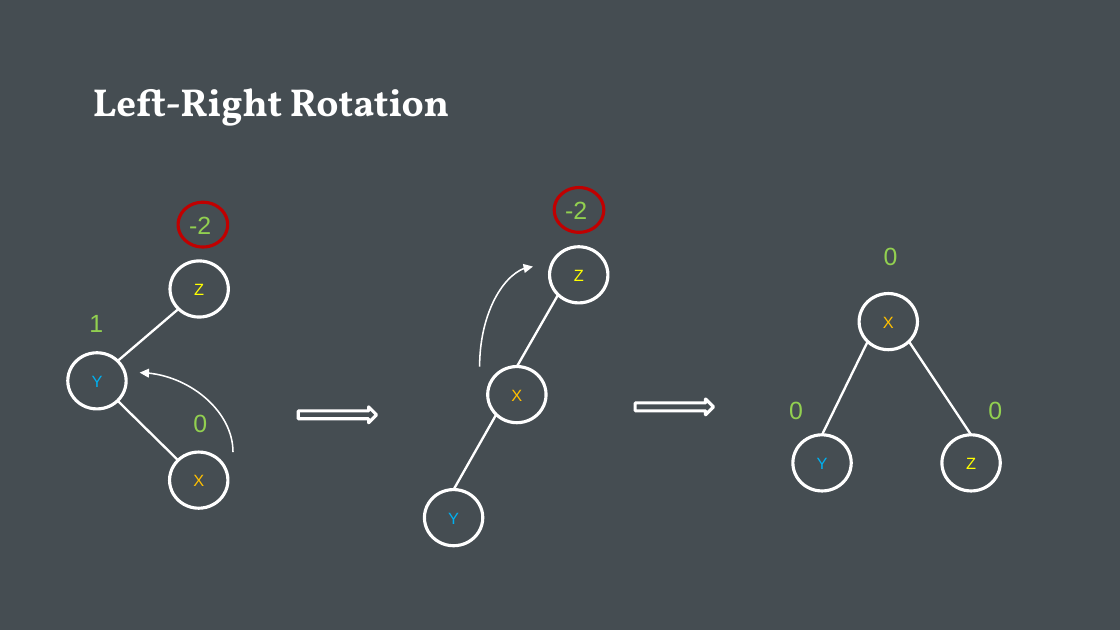
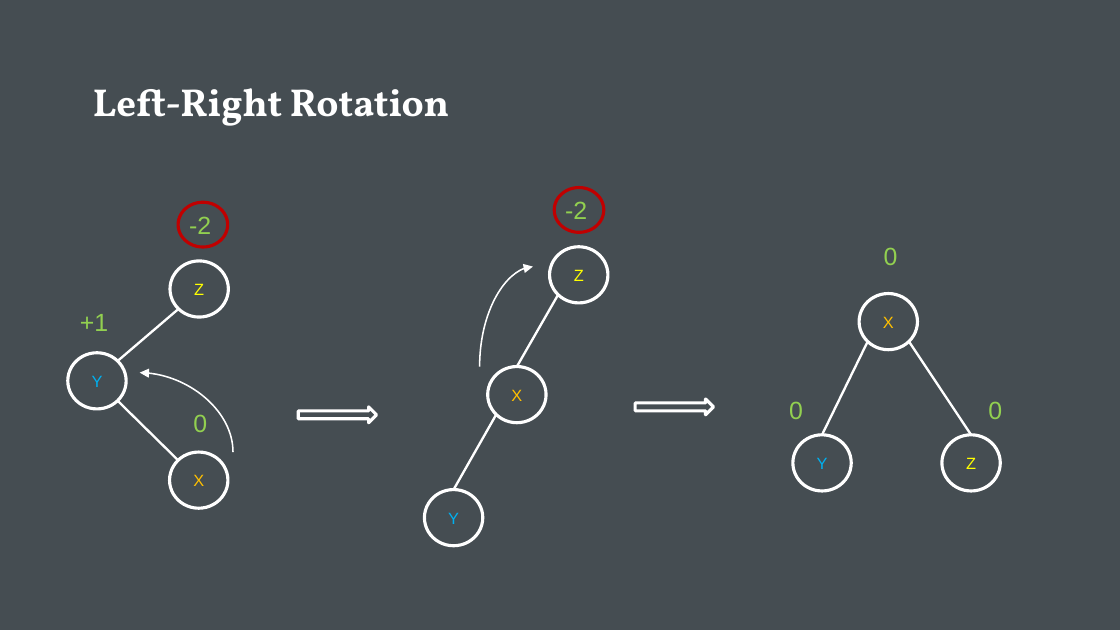
Before and after one commit to ErfanRez/java-practicing, a slide deck: slide 11 of OOP-DSA/Projects/AVL-Tree/AVLTree-Erfan-Rezaei.pptx. Drawn at 1120x630 pixels with LibreOffice and Linux fonts; fonts in the diff are those of the drawing. Boxes give left, top, right and bottom in pixels: in the first picture for what was removed or moved away, otherwise in the second. Text is boxed around its words. In the diff, an @@ line names an element or a change of style, - is before the commit and + after.

Commit message:
Projects modified

```diff
--- a/OOP-DSA/Projects/AVL-Tree/AVLTree-Erfan-Rezaei.pptx
+++ b/OOP-DSA/Projects/AVL-Tree/AVLTree-Erfan-Rezaei.pptx
@@ text at bbox=[80, 314, 108, 331]: text changed @@
-1
++1
```
